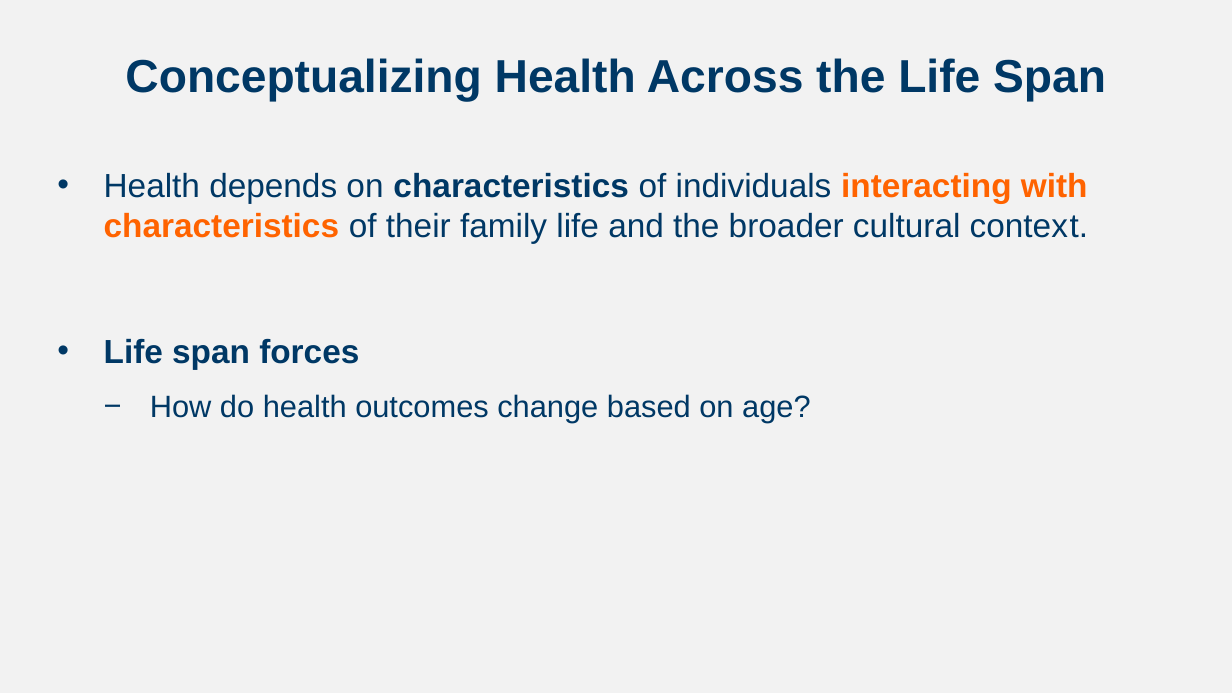
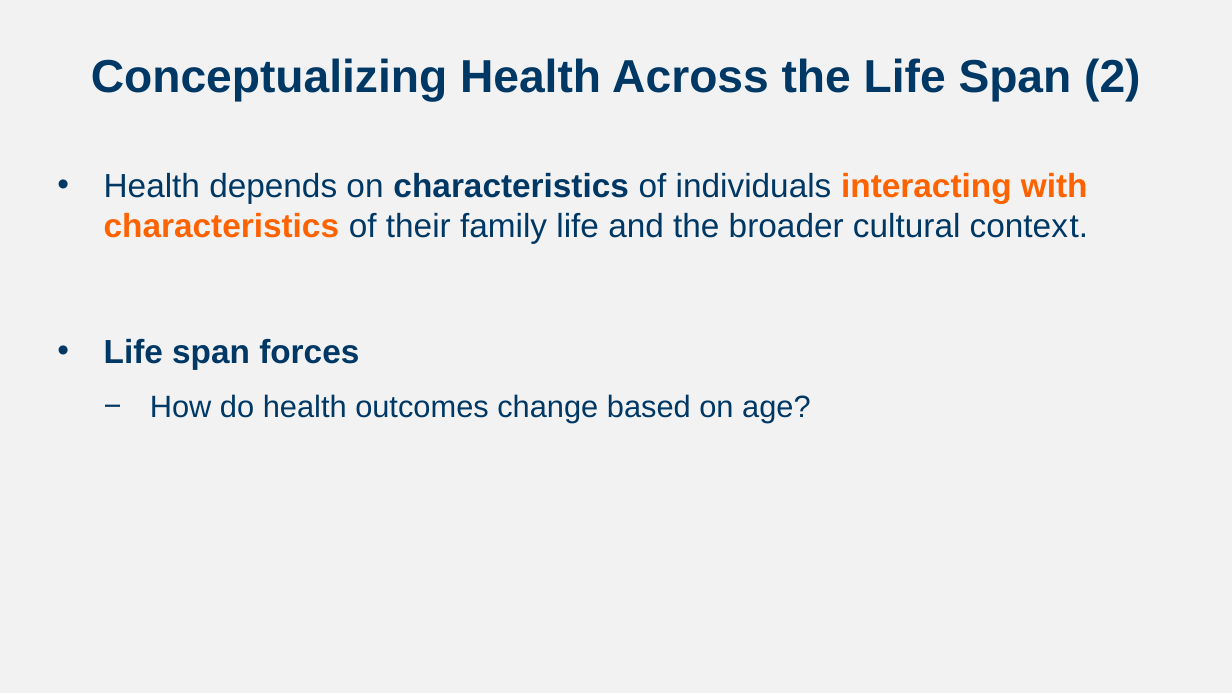
Before and after one commit to npm27/Teaching-Materials, a slide deck: slide 3 of Developmental Fall 23/Slides/Chapter 5.pptx. Drawn at 1232x693 pixels with LibreOffice and Linux fonts; fonts in the diff are those of the drawing. Boxes give left, top, right and bottom in pixels: in the first picture for what was removed or moved away, otherwise in the second. Text is boxed around its words. In the diff, an @@ line names an element or a change of style, - is before the commit and + after.

```diff
--- a/Developmental Fall 23/Slides/Chapter 5.pptx
+++ b/Developmental Fall 23/Slides/Chapter 5.pptx
@@ title at (x1=91, y1=58, x2=1140, y2=102): text changed @@
-Conceptualizing Health Across the Life Span
+Conceptualizing Health Across the Life Span (2)
```
Also in this commit, not shown: 4 other slides changed.
